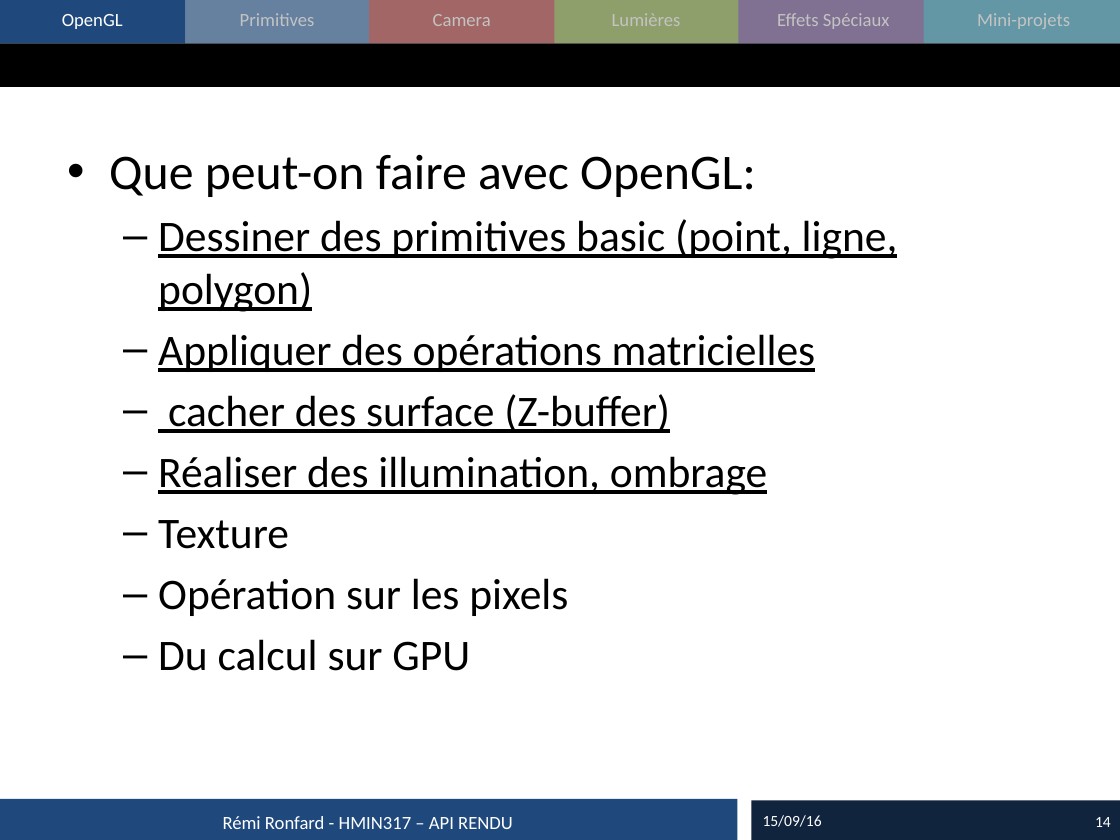
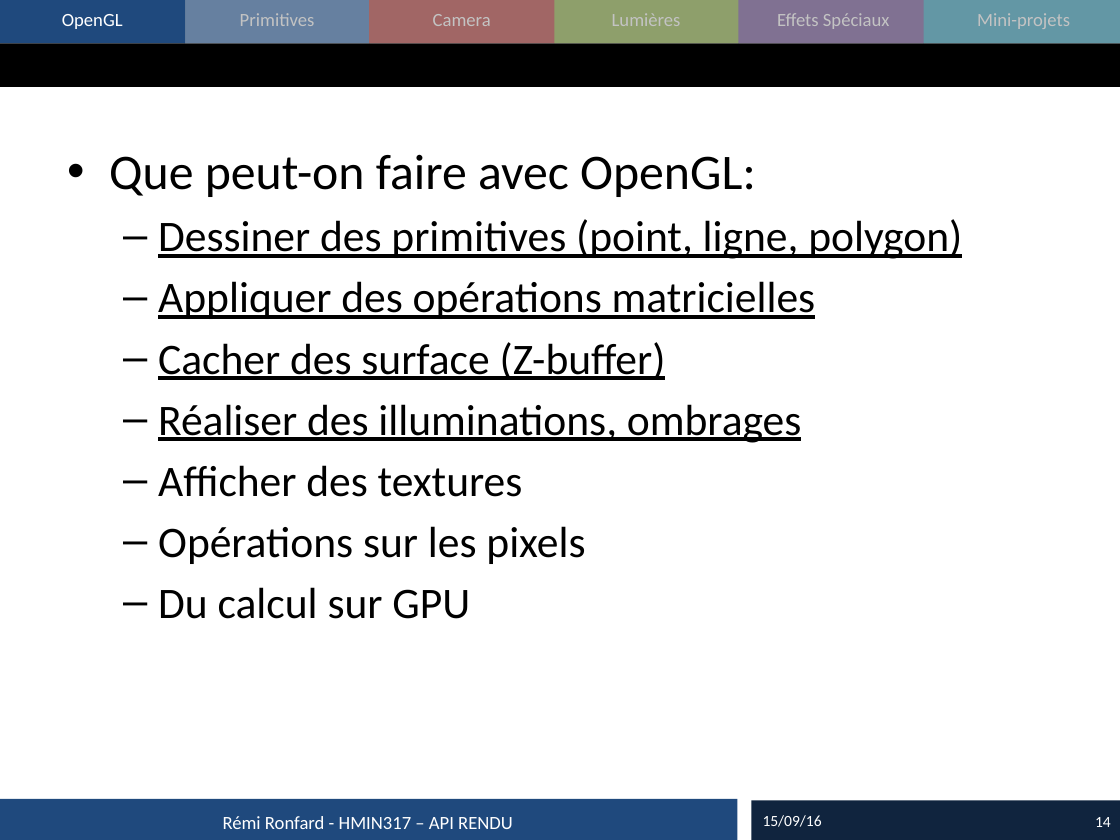
Before and after one commit to master-imagina/hmin317, a slide deck: slide 14 of cours/2016_01_Rendu.pptx. Drawn at 1120x840 pixels with LibreOffice and Linux fonts; fonts in the diff are those of the drawing. Boxes give left, top, right and bottom in pixels: in the first picture for what was removed or moved away, otherwise in the second. Text is boxed around its words. In the diff, an @@ line names an element or a change of style, - is before the commit and + after.

```diff
--- a/cours/2016_01_Rendu.pptx
+++ b/cours/2016_01_Rendu.pptx
@@ text at [158, 219, 962, 259]: text changed @@
-  – Dessiner des primitives basic (point, ligne, polygon)
+  – Dessiner des primitives (point, ligne, polygon)
@@ text at [158, 342, 801, 564]: text changed @@
-  – cacher des surface (Z-buffer)
-  – Réaliser des illumination, ombrage
-  – Texture
-  – Opération sur les pixels
+  – Cacher des surface (Z-buffer)
+  – Réaliser des illuminations, ombrages
+  – Afficher des textures
+  – Opérations sur les pixels
```
Also in this commit, not shown: 19 other slides changed, 1 slide added, 3 other files.
